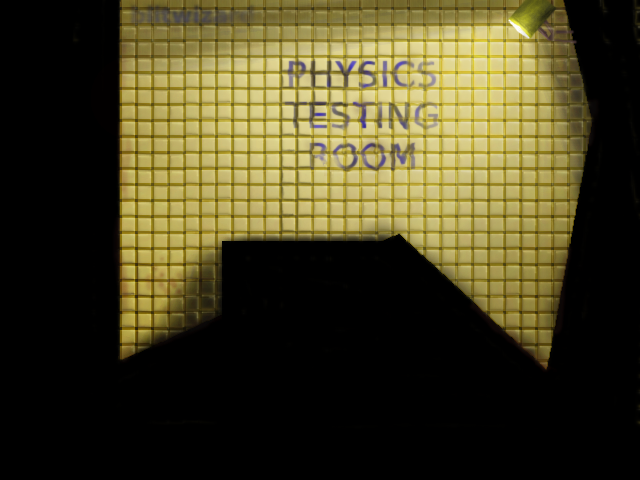
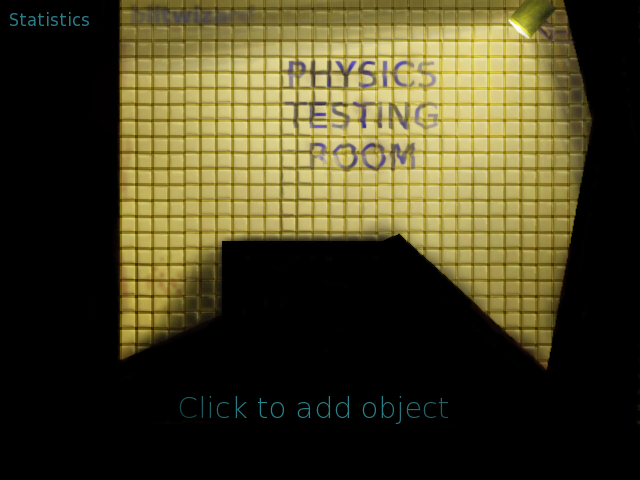
Comparing the layer stacks of the two w=640, h=480 images. Changes:
added layer "Statistics" above "Click to add object" over [10, 12, 89, 26]
renamed "lamp #2" to "Click to add object", opacity 51% → 100%, painted on it over [69, 0, 640, 424]
painted on "Background" over [73, 0, 640, 424]
